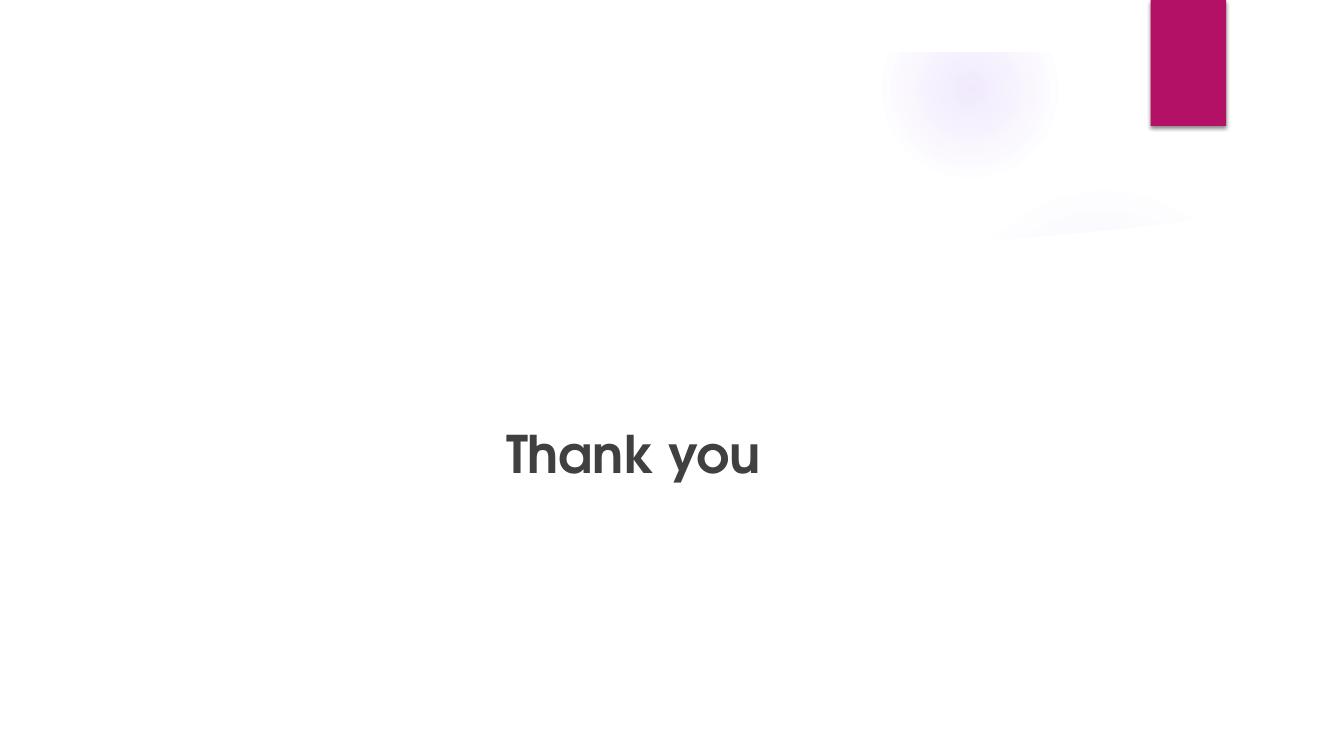
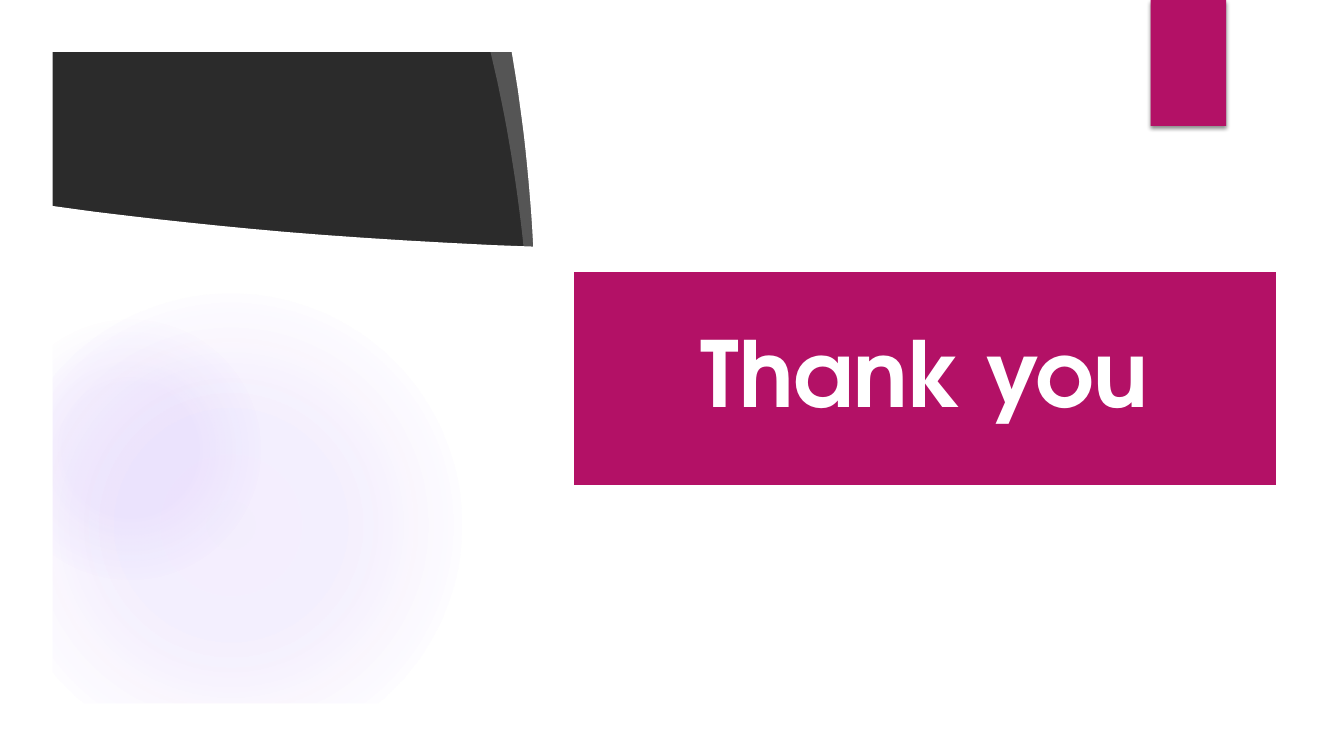
Before and after one commit to ninjasneural/fake_review_predict, a slide deck: slide 10 of Fraud_review_detection_web_app_ProjectPlan.pptx. Drawn at 1344x756 pixels with LibreOffice and Linux fonts; fonts in the diff are those of the drawing; background and template pictures are left out; a plain dark background stands for a picture behind light text. Boxes give left, top, right and bottom in pixels: in the first picture for what was removed or moved away, otherwise in the second. Text is boxed around its words. In the diff, an @@ line names an element or a change of style, - is before the commit and + after.

```diff
--- a/Fraud_review_detection_web_app_ProjectPlan.pptx
+++ b/Fraud_review_detection_web_app_ProjectPlan.pptx
@@ freeform shape removed at [0,0,1344,756] @@
@@ group added at [0,0,1344,756]: 3 freeform shapes, 2 ellipses, 1 rectangle @@
@@ ellipse removed at [949,185,1259,495] @@
@@ text "Thank you": place and size @@
-text "Thank you" at [506,434,761,483]
+text "Thank you" at [701,339,1149,424]
@@ text "Thank you" at [701,339,1149,424]: size 37 to 65 pt, text colour #404040 to #FFFFFF; alignment left to centre; list level 9 to 1 in "Thank you"; line spacing 1 to 0.9; vertical alignment top to middle @@
@@ rectangle added at [573,271,1277,486], fill #B31166, outline #FFFFFF 1.5 pt @@
```
Also in this commit, not shown: 4 other slides changed.
